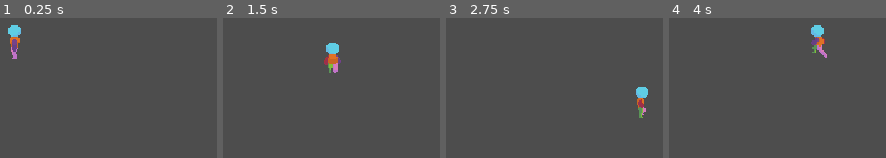
Above: before the commit, frames 1-4 (left to right).
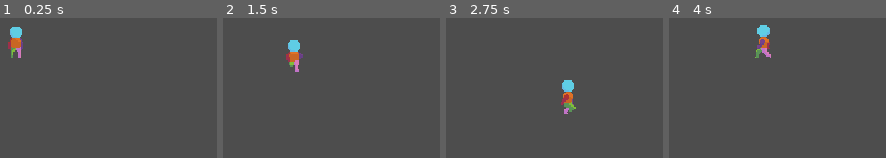
Above: after the commit, the same moments.

Repository: Hummerman1497/project-survival-craft
Game: Godot game, scene res://playground.tscn
Same seed, same stepped clock (60 frames per second), same inputs: the game is played once before the commit and once after it.
Inputs:
- Up to frame 1 (0.25 s): no input
- Up to frame 2 (1.5 s): tap Enter at 0.5 s; hold D (right) 0.53-1.28 s; hold Shift (run) 0.53-1.28 s; hold S (down) from 1.28 s (still down); tap Shift (run) at 1.35 s
- Up to frame 3 (2.75 s): release S (down) at 2.03 s; hold D (right) from 2.03 s (still down); hold Shift (run) from 2.03 s (still down)
- Up to frame 4 (4 s): release D (right) at 2.78 s; release Shift (run) at 2.78 s; hold W (up) 2.78-3.53 s; tap Shift (run) at 2.85 s; hold A (left) from 3.53 s (still down); hold Shift (run) from 3.53 s (still down)

The runs differ from the first frame. In frame 1, 0.8% of the frame differs, in the area x 3-11%, y 5-30%; in frame 2, 2.2%, in the area x 29-55%, y 15-40%; in frame 3, 1.9%; in frame 4, 2.1%.

Commit message:
state machine basic movement

Diff:
--- a/Player/Scripts/player.gd
+++ b/Player/Scripts/player.gd
@@ -3,36 +3,25 @@
 
 var cardinal_direction : Vector2 = Vector2.DOWN
 var direction : Vector2 = Vector2.ZERO
-var move_speed : float = 0
-var walk_speed : float = 60.0
-var run_speed : float = 100.0
-var state : String = "idle"
 
 
+@onready var state_machine: PlayerStateMachine = $StateMachine
 @onready var animation_player: AnimationPlayer = $AnimationPlayer
 @onready var animated_sprite_2d: AnimatedSprite2D = $AnimatedSprite2D
 
 
 func _ready():
+	state_machine.Initialize(self)
 	pass
 
 
 func _process(delta):
-	move_speed = walk_speed
 	direction.x = Input.get_action_strength("right") - Input.get_action_strength("left") # wenn beide taste gedrückt werden kein movement
 	direction.y = Input.get_action_strength("down") - Input.get_action_strength("up") # wenn beide taste gedrückt werden kein movement
 
 	if direction.length() > 1.0:
 		direction = direction.normalized()
 
-	if Input.is_action_pressed("run"):
-		move_speed = run_speed
-
-
-	velocity = direction * move_speed
-
-	if SetState() == true || SetDirection() == true:
-		UpdateAnimation()
 
 func _physics_process(delta):
 	move_and_slide()
@@ -64,24 +53,9 @@
 
 	return	true
 
-func SetState() -> bool:
-	var new_state: String = "idle" if direction == Vector2.ZERO else "walk"
-	if direction == Vector2.ZERO:
-		new_state = "idle"
-	elif direction != Vector2.ZERO:
-		if Input.is_action_pressed("run"):
-			new_state = "run"
-	else:
-		new_state = "walk"
-
-	if new_state == state:
-		return false
-	state = new_state
-	return true
 
 
-
-func UpdateAnimation() -> void:
+func UpdateAnimation(state:String ) -> void:
 	animation_player.play( state + "_" + AnimDirection() )
 	pass
 
--- /dev/null
+++ b/Player/Scripts/state_idle.gd
@@ -0,0 +1,33 @@
+class_name State_Idle extends State
+
+@onready var walk: State = $"../Walk"
+
+
+
+## What happens when the Player enters this State?
+func Enter() -> void:
+	player.UpdateAnimation("idle")
+	pass
+
+
+## What happens when the Player exits this State?
+func Exit() -> void:
+	pass
+
+
+## What happens during the _process update in this State ?
+func Process(_delta : float) -> State:
+	if player.direction != Vector2.ZERO:
+		return walk
+	player.velocity = Vector2.ZERO
+	return null
+
+
+## What happens during the _physics_process update in this State ?
+func Physics(_delta : float) -> State:
+	return null
+
+
+## What happens with the input events in this State?
+func HandleInput(_event: InputEvent) -> State:
+	return null
--- /dev/null
+++ b/Player/Scripts/state_run.gd
@@ -0,0 +1,40 @@
+class_name State_Run extends State
+
+@export var run_speed : float = 100.0
+
+@onready var idle: State = $"../Idle"
+@onready var walk: State = $"../Walk"
+
+
+## What happens when the Player enters this State?
+func Enter() -> void:
+	player.UpdateAnimation("run")
+	pass
+
+
+## What happens when the Player exits this State?
+func Exit() -> void:
+	pass
+
+
+## What happens during the _process update in this State ?
+func Process(_delta : float) -> State:
+	if player.direction == Vector2.ZERO:
+		return idle
+	if player.direction != Vector2.ZERO:
+		return walk
+	player.velocity = player.direction * run_speed
+
+	if player.SetDirection():
+		player.UpdateAnimation("run")
+	return null
+
+
+## What happens during the _physics_process update in this State ?
+func Physics(_delta : float) -> State:
+	return null
+
+
+## What happens with the input events in this State?
+func HandleInput(_event: InputEvent) -> State:
+	return null
--- /dev/null
+++ b/Player/Scripts/state_walk.gd
@@ -0,0 +1,39 @@
+class_name State_Walk extends State
+
+@export var walk_speed : float = 60.00
+
+@onready var idle: State = $"../Idle"
+
+
+
+## What happens when the Player enters this State?
+func Enter() -> void:
+	player.UpdateAnimation("walk")
+	pass
+
+
+## What happens when the Player exits this State?
+func Exit() -> void:
+	pass
+
+
+## What happens during the _process update in this State ?
+func Process(_delta : float) -> State:
+	if player.direction == Vector2.ZERO:
+		return idle
+
+	player.velocity = player.direction * walk_speed
+
+	if player.SetDirection():
+		player.UpdateAnimation("walk")
+	return null
+
+
+## What happens during the _physics_process update in this State ?
+func Physics(_delta : float) -> State:
+	return null
+
+
+## What happens with the input events in this State?
+func HandleInput(_event: InputEvent) -> State:
+	return null
--- a/Player/player.tscn
+++ b/Player/player.tscn
@@ -5,6 +5,8 @@
 [ext_resource type="Texture2D" uid="uid://cw0rubhkjwll1" path="res://Assets/Character/idle/idle full sprite sheet (transparent BG).png" id="1_l8h54"]
 [ext_resource type="Texture2D" uid="uid://dhf51aceywawf" path="res://Assets/Character/run/run complete sprite sheet (transparent BG).png" id="3_gwnis"]
 [ext_resource type="Script" uid="uid://cyverr6spcijn" path="res://Player/Scripts/player_state_machine.gd" id="5_k53q1"]
+[ext_resource type="Script" uid="uid://c4jbk46vipaho" path="res://Player/Scripts/state_idle.gd" id="6_fhl08"]
+[ext_resource type="Script" uid="uid://b4r4dx3ma1425" path="res://Player/Scripts/state_walk.gd" id="7_vtle1"]
 
 [sub_resource type="CapsuleShape2D" id="CapsuleShape2D_edjgo"]
 
@@ -2457,5 +2459,9 @@
 script = ExtResource("5_k53q1")
 
 [node name="Idle" type="Node" parent="StateMachine" unique_id=78992320]
+script = ExtResource("6_fhl08")
 
 [node name="Walk" type="Node" parent="StateMachine" unique_id=84940262]
+script = ExtResource("7_vtle1")
+
+[node name="Run" type="Node" parent="StateMachine" unique_id=1474910307]
Not shown, added: Player/Scripts/state_idle.gd.uid
Not shown, added: Player/Scripts/state_run.gd.uid
Not shown, added: Player/Scripts/state_walk.gd.uid
